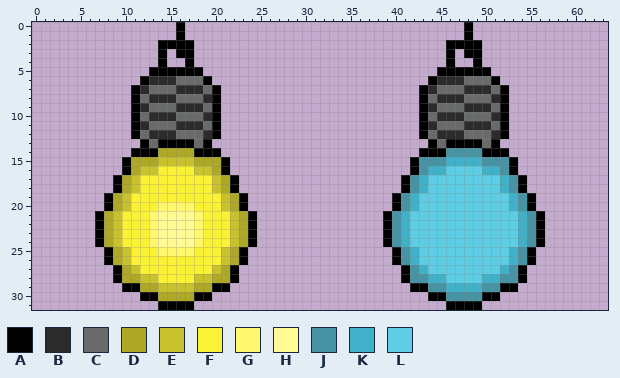
Pixel-art file: sprites/gates/end_gate.ase. The picture above was drawn from the file before the commit.
64x32 pixels, 1 frame.
Palette (. is transparent): A #000000  B #2b2b2b  C #696a6a  D #aea828  E #c9c22f  F #fbf236  G #fff86f  H #fffa94  J #4793a3  K #40b1c9  L #5fcde4
Pixels before, first column x 7:
 0 .........A...............................A........
 1 .........A...............................A........
 2 .......AAAA............................AAAA.......
 3 .......A.AA............................A.AA.......
 4 .......A..A............................A..A.......
 5 ......AAAAAA..........................AAAAAA......
 6 .....ABBBCCCA........................ABBBCCCA.....
 7 ....ABCCCBBBCA......................ABCCCBBBCA....
 8 ....ACBBBCCCBA......................ACBBBCCCBA....
 9 ....ABCCCBBBCA......................ABCCCBBBCA....
10 ....ACBBBCCCBA......................ACBBBCCCBA....
11 ....ABCCCBBBCA......................ABCCCBBBCA....
12 ....ACBBBCCCBA......................ACBBBCCCBA....
13 .....ACAAAACA........................ACAAAACA.....
14 ....AAADDDDAAA......................AAAJJJJAAA....
15 ...ADDDEEEEDDDA....................AJJJKKKKJJJA...
16 ...ADEEFFFFEEDA....................AJKKLLLLKKJA...
17 ..ADEFFFFFFFFEDA..................AJKLLLLLLLLKJA..
18 ..ADEFFFFFFFFEDA..................AJKLLLLLLLLKJA..
19 .ADEFFFFFFFFFFEDA................AJKLLLLLLLLLLKJA.
20 .ADEFFFGGGGFFFEDA................AJKLLLLLLLLLLKJA.
21 ADEFFFGHHHHGFFFEDA..............AJKLLLLLLLLLLLLKJA
22 ADEFFFGHHHHGFFFEDA..............AJKLLLLLLLLLLLLKJA
23 ADEFFFGHHHHGFFFEDA..............AJKLLLLLLLLLLLLKJA
24 ADEFFFGHHHHGFFFEDA..............AJKLLLLLLLLLLLLKJA
25 .ADEFFFGGGGFFFEDA................AJKLLLLLLLLLLKJA.
26 .ADEFFFFFFFFFFEDA................AJKLLLLLLLLLLKJA.
27 ..ADEFFFFFFFFEDA..................AJKLLLLLLLLKJA..
28 ..ADDEEFFFFEEDDA..................AJJKKLLLLKKJJA..
29 ...AADDEEEEDDAA....................AAJJKKKKJJAA...
30 .....AADDDDAA........................AAJJJJAA.....
31 .......AAAA............................AAAA.......
After the commit:
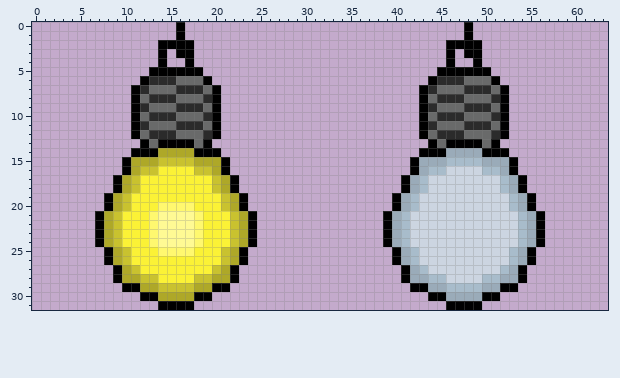
Commit: All gates implemented visuals
Diff:
layer "Layer 2" opacity 74% added
Colour J changes from #4793a3 to #8cacb3bd.
Colour K changes from #40b1c9 to #9ec2cabd.
Colour L changes from #5fcde4 to #cfe4e9bd.
